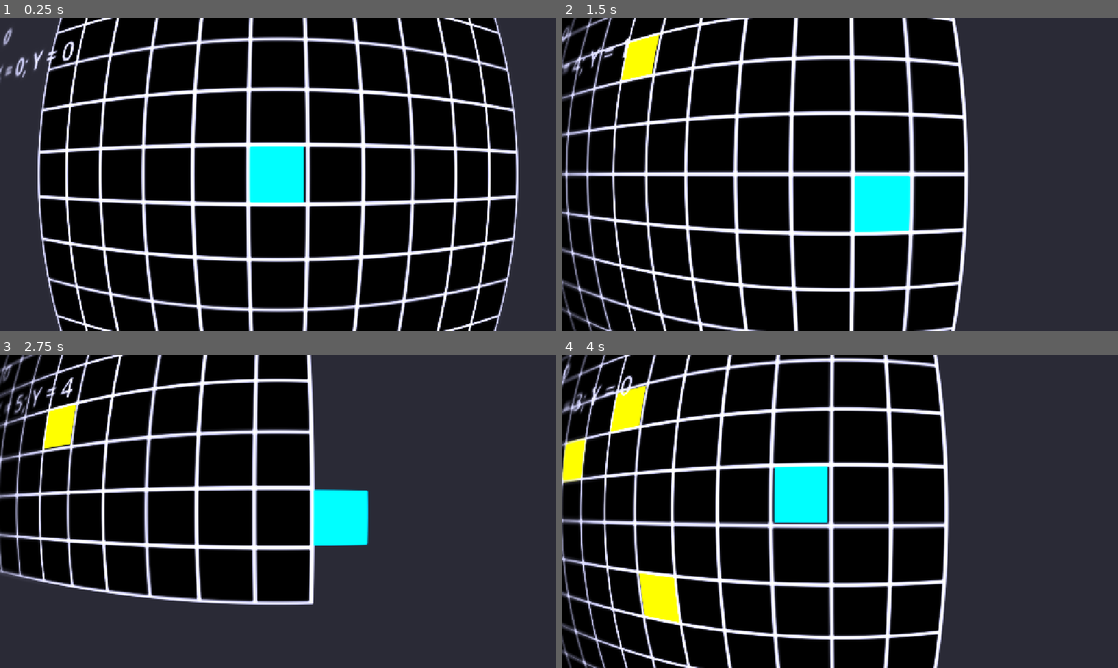
Above: before the commit, frames 1-4 (two rows, left to right).
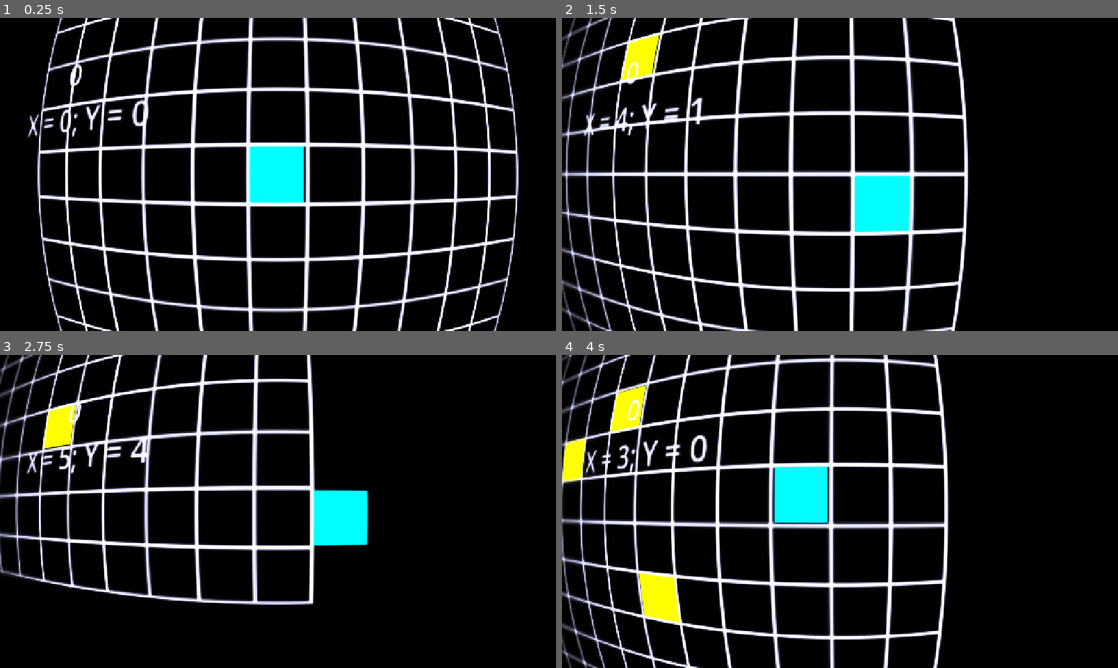
Above: after the commit, the same moments.

Repository: maseyonok421/maseyonok-sTestGameAboutPointThatCanMoveIn4DirectionsOnGrid
Game: Godot game, scene res://scenes/game.tscn
The game is run twice, just before and just after one commit, with the same random seed, the same clock (stepped at 60 frames per second) and the same inputs.
Inputs:
- Up to frame 1 (0.25 s): no input
- Up to frame 2 (1.5 s): tap Enter at 0.5 s; hold Right (ui_right) 0.53-1.28 s; hold Down (ui_down) from 1.28 s (still down)
- Up to frame 3 (2.75 s): release Down (ui_down) at 2.03 s; hold Right (ui_right) from 2.03 s (still down)
- Up to frame 4 (4 s): release Right (ui_right) at 2.78 s; hold Up (ui_up) 2.78-3.53 s; hold Left (ui_left) from 3.53 s (still down)

The runs differ from the first frame. In frame 1, 17% of the frame differs, in the area x 0-100%, y 0-100%; in frame 2, 29%; in frame 3, 56%; in frame 4, 32%.

Commit message:
[+] bgPodlozh; [F] labels

Diff:
--- a/prefabs/camera.tscn
+++ b/prefabs/camera.tscn
@@ -21,17 +21,17 @@
 zoomSpeed = 0.035
 
 [node name="ScoreLabel" type="Label" parent="."]
-offset_left = -582.0
-offset_top = -325.0
-offset_right = -391.0
-offset_bottom = -247.0
+offset_left = -326.0
+offset_top = -189.0
+offset_right = -135.0
+offset_bottom = -111.0
 theme_override_font_sizes/font_size = 50
 
 [node name="PositionInfoLabel" type="Label" parent="."]
-offset_left = -582.0
-offset_top = -237.0
-offset_right = -391.0
-offset_bottom = -159.0
+offset_left = -422.0
+offset_top = -117.0
+offset_right = -231.0
+offset_bottom = -39.0
 theme_override_font_sizes/font_size = 50
 
 [node name="scanLinesShader" type="ColorRect" parent="."]
--- a/scenes/game.tscn
+++ b/scenes/game.tscn
@@ -33,6 +33,13 @@
 [node name="Game" type="Node2D"]
 script = ExtResource("1_iywne")
 
+[node name="bgPodlozh" type="ColorRect" parent="."]
+offset_left = -5363.0
+offset_top = -3882.0
+offset_right = 6374.0
+offset_bottom = 4638.0
+color = Color(0, 0, 0, 1)
+
 [node name="bg" type="Sprite2D" parent="."]
 script = ExtResource("3_lnu2h")
 
